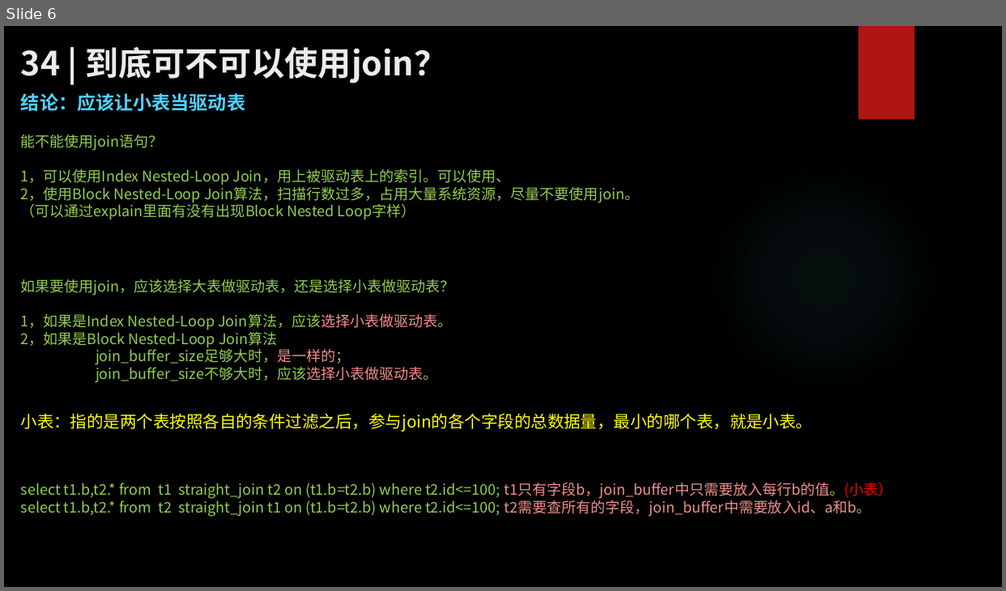
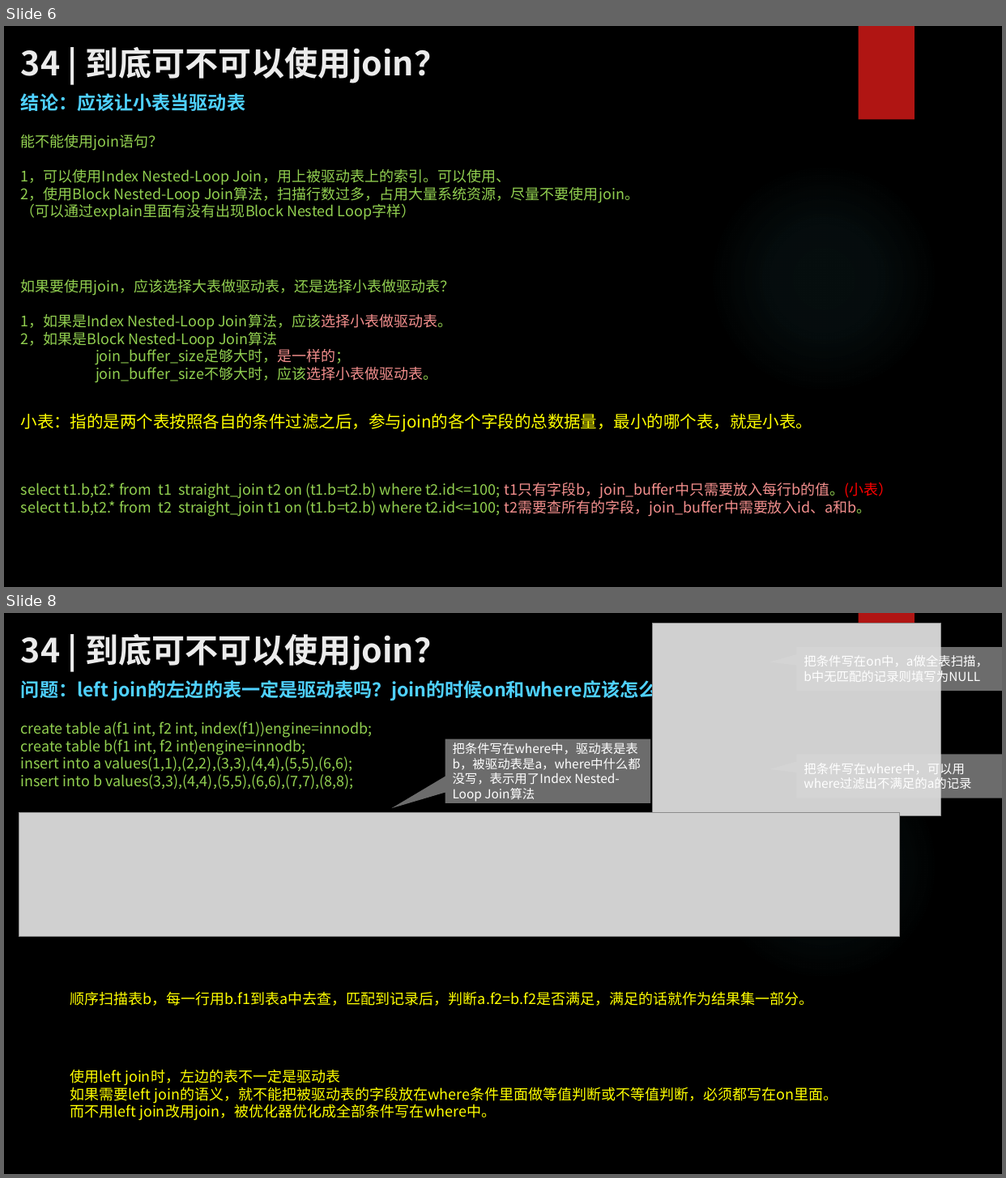
Before and after one commit to zhangkekf/reading-notes, a slide deck: MySQL实战/34到底可不可以使用join？.pptx. Shown one above the other, each under a label of ours: slide 6 before the commit, slides 6 and 8 after it; the slides between them are not shown. The pictures are 1006x591 and 1006x1178 pixels, drawn with LibreOffice and Linux fonts; fonts in the diff are those of the drawing; grey boxes stand for pictures; background and template pictures are left out. Boxes give left, top, right and bottom in pixels: in the first picture for what was removed or moved away, otherwise in the second. Text is boxed around its words. In the diff, an @@ line names an element or a change of style, - is before the commit and + after.

```diff
--- a/MySQL实战/34到底可不可以使用join？.pptx
+++ b/MySQL实战/34到底可不可以使用join？.pptx
@@ slide 8 added at bbox=[4, 613, 1002, 1174], background picture (left out); not listed: 2 template elements that a slide beside it also shows @@
@@ title added at bbox=[21, 634, 447, 671], 32 pt, text #EBEBEB, bold @@
+34 | 到底可不可以使用join？
@@ picture added at bbox=[652, 624, 940, 815] @@
@@ speech box added at bbox=[797, 648, 1002, 691], fill #D9D9D9 at 50% opacity, 12 pt, text #FFFFFF @@
+把条件写在on中，a做全表扫描，b中无匹配的记录则填写为NULL
@@ text added at bbox=[21, 678, 676, 701], 18 pt, text #4FD1FF, bold @@
+问题：left join的左边的表一定是驱动表吗？join的时候on和where应该怎么用
@@ text added at bbox=[21, 722, 373, 790], 14 pt, text #92D050 @@
+create table a(f1 int, f2 int, index(f1))engine=innodb;
+create table b(f1 int, f2 int)engine=innodb;
+insert into a values(1,1),(2,2),(3,3),(4,4),(5,5),(6,6);
+insert into b values(3,3),(4,4),(5,5),(6,6),(7,7),(8,8);
@@ speech box added at bbox=[445, 739, 650, 803], fill #D9D9D9 at 50% opacity, 12 pt, text #FFFFFF @@
+把条件写在where中，驱动表是表b，被驱动表是a，where中什么都没写，表示用了Index Nested-Loop Join算法
@@ speech box added at bbox=[797, 755, 1002, 798], fill #D9D9D9 at 50% opacity, 12 pt, text #FFFFFF @@
+把条件写在where中，可以用where过滤出不满足的a的记录
@@ picture added at bbox=[19, 812, 899, 936] @@
@@ text added at bbox=[70, 992, 813, 1006], 14 pt, text #FFFF00 @@
+顺序扫描表b，每一行用b.f1到表a中去查，匹配到记录后，判断a.f2=b.f2是否满足，满足的话就作为结果集一部分。
@@ text added at bbox=[70, 1070, 838, 1121], 14 pt, text #FFFF00 @@
+使用left join时，左边的表不一定是驱动表
+如果需要left join的语义，就不能把被驱动表的字段放在where条件里面做等值判断或不等值判断，必须都写在on里面。
+而不用left join改用join，被优化器优化成全部条件写在where中。
```
Also in this commit, not shown: 1 slide changed, 1 other slide added, 2 other files.
